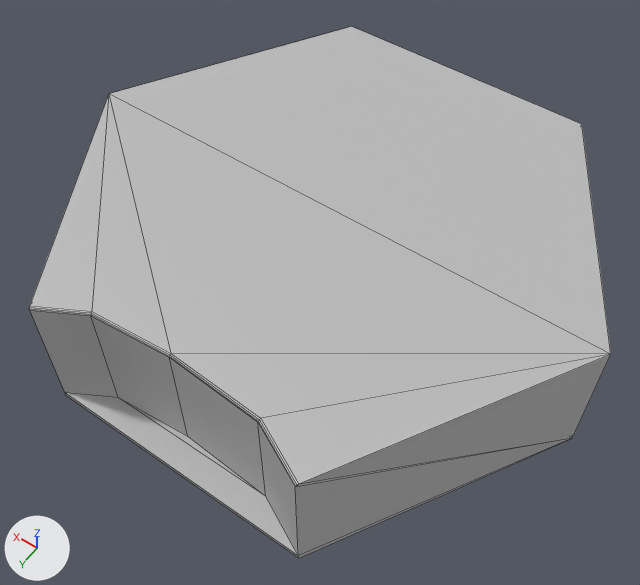
The FBX model Ego's Precious/Assets/Models/GroundHex/hex_05_L.fbx: old version first, new version second.
Before and after are seen from a camera (50 mm lens) standing at (-6.93, 10.02, 14.36) and looking at (-0.19, 0.59, -0.46). Arrows for +X, +Y and +Z are at lower left; the lights stay in place. Mesh edges are drawn as thin lines. Where no turn or scale is listed for an object, it has been applied to the vertices.

Before the edit, the objects in view are built like this:
```python
me_mesh = bpy.data.meshes.new('Mesh')
me_mesh.from_pydata(...)  # 35 vertices, 40 faces; spans x -6.0..6.0, y -5.2..5.2, z -1.5..1.5
me_mesh.materials.append(mat_lambert5)  # grey #bcbcbc
ob_hex_05_l = bpy.data.objects.new('hex_05_L', me_mesh)
ob_hex_05_l.location = (0.0, 0.0, 0.0)
```
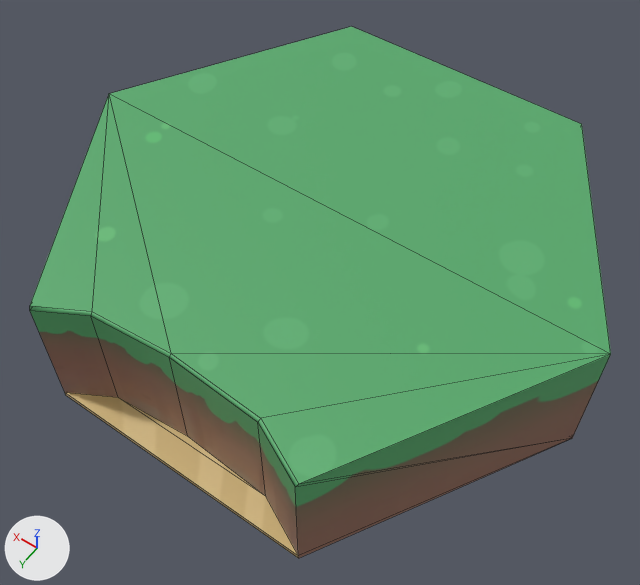
Changed parts and their boxes [x1, y1, x2, y2] in the pictures (640 x 585 px):
'hex_05_L', reshaped: before [29, 27, 611, 558]; after [30, 27, 611, 558]
part 1 of me_mesh, cut back: before [29, 306, 298, 487]; after [30, 306, 298, 487]
part 2 of me_mesh, recoloured (grey to green): [30, 27, 611, 558] in both

The change in detail:
Picture 'Enviornment Texture.png' (img_enviornment_texture_png) is new.
Material 'lambert13' (mat_lambert13) is new.
Its texture is img_enviornment_texture_png.
me_mesh is used by ob_hex_05_l; location (0.0, 0.0, 0.0).
me_mesh had 35 vertices, 40 faces and spanned x -6.0..6.0, y -5.2..5.2, z -1.5..1.5.
me_mesh now has 25 vertices, 30 faces and spans x -6.0..6.0, y -5.2..5.2, z -1.5..1.5.
Part 1, on me_mesh:
10 vertices are removed from x -3.02..3.02, y 4.47..5.19, z 1.47..1.49.
14 faces are deleted.
4 new faces join them.
me_mesh part 2: 26 faces spanning x -6.0..6.0, y -5.2..5.2, z -1.5..1.5 switch from mat_lambert5 (grey #bcbcbc) to mat_lambert13 (picture img_enviornment_texture_png).
